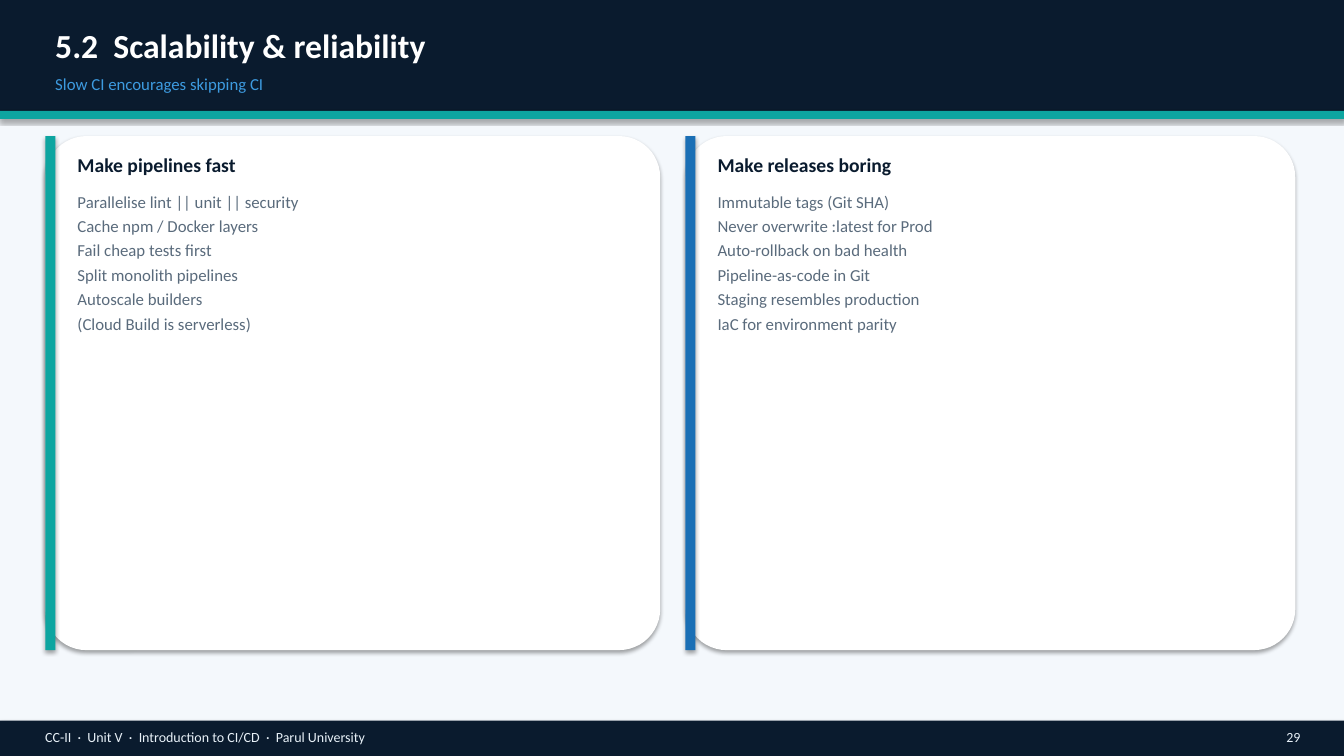
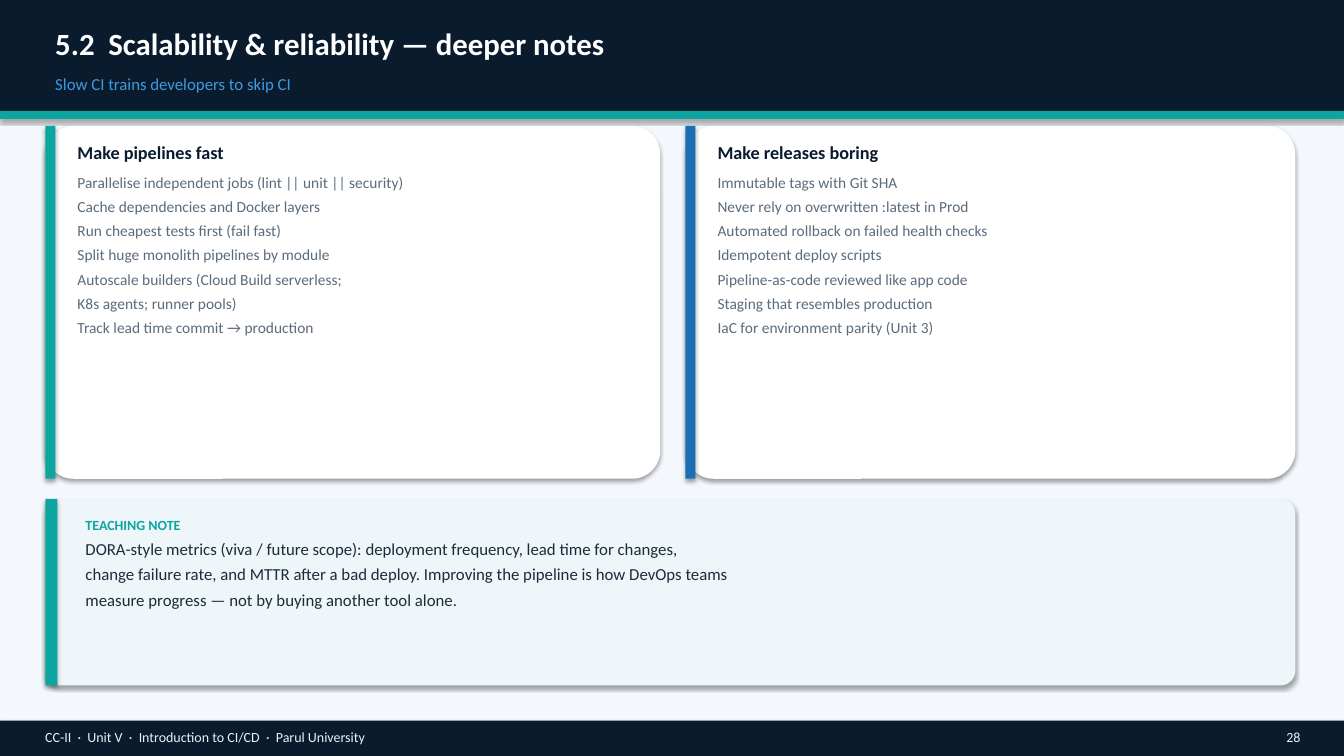
Before and after one commit to professorbhakta/cloud-II, a slide deck: slide 28 of ppt/CC-II-Unit-V-Introduction-to-CI-CD.pptx (slide 29 before the commit). Drawn at 1344x756 pixels with LibreOffice and Linux fonts; fonts in the diff are those of the drawing. Boxes give left, top, right and bottom in pixels: in the first picture for what was removed or moved away, otherwise in the second. Text is boxed around its words. In the diff, an @@ line names an element or a change of style, - is before the commit and + after.

```diff
--- a/ppt/CC-II-Unit-V-Introduction-to-CI-CD.pptx
+++ b/ppt/CC-II-Unit-V-Introduction-to-CI-CD.pptx
@@ text at bbox=[55, 33, 604, 60]: text changed; size 24 to 22 pt @@
-5.2 Scalability & reliability
+5.2 Scalability & reliability — deeper notes
@@ text at bbox=[55, 78, 291, 93]: text changed @@
-Slow CI encourages skipping CI
+Slow CI trains developers to skip CI
@@ rounded rectangle: place and size @@
-rounded rectangle at bbox=[45, 136, 660, 650]
+rounded rectangle at bbox=[45, 126, 660, 479]
@@ rectangle: place and size @@
-rectangle at bbox=[45, 136, 55, 650]
+rectangle at bbox=[45, 126, 55, 479]
@@ text "Make pipelines fast": place and size @@
-text "Make pipelines fast" at bbox=[77, 158, 236, 175]
+text "Make pipelines fast" at bbox=[77, 146, 224, 162]
@@ text "Make pipelines fast" at bbox=[77, 146, 224, 162]: size 14 to 13 pt; more space between paragraphs @@
@@ rounded rectangle: place and size @@
-rounded rectangle at bbox=[686, 136, 1296, 650]
+rounded rectangle at bbox=[686, 126, 1296, 479]
@@ rectangle: place and size @@
-rectangle at bbox=[686, 136, 696, 650]
+rectangle at bbox=[686, 126, 696, 479]
@@ text "Make releases boring" at bbox=[718, 146, 879, 162]: size 14 to 13 pt; more space between paragraphs @@
@@ text "Make releases boring": place and size @@
-text "Make releases boring" at bbox=[718, 158, 892, 176]
+text "Make releases boring" at bbox=[718, 146, 879, 162]
@@ text at bbox=[77, 177, 403, 336]: text changed; size 12 to 11 pt @@
-Parallelise lint || unit || security
-Cache npm / Docker layers
-Fail cheap tests first
-Split monolith pipelines
-Autoscale builders
-(Cloud Build is serverless)
+Parallelise independent jobs (lint || unit || security)
+Cache dependencies and Docker layers
+Run cheapest tests first (fail fast)
+Split huge monolith pipelines by module
+Autoscale builders (Cloud Build serverless;
+K8s agents; runner pools)
+Track lead time commit → production
@@ text at bbox=[718, 177, 988, 336]: text changed; size 12 to 11 pt @@
-Immutable tags (Git SHA)
-Never overwrite :latest for Prod
-Auto-rollback on bad health
-Pipeline-as-code in Git
-Staging resembles production
-IaC for environment parity
+Immutable tags with Git SHA
+Never rely on overwritten :latest in Prod
+Automated rollback on failed health checks
+Idempotent deploy scripts
+Pipeline-as-code reviewed like app code
+Staging that resembles production
+IaC for environment parity (Unit 3)
@@ rounded rectangle added at bbox=[45, 499, 1296, 686], fill #EEF6FA @@
@@ rectangle added at bbox=[45, 499, 57, 686], fill #0DA5A0 @@
@@ text added at bbox=[85, 521, 728, 609], 12 pt, text #1C2B3A @@
+TEACHING NOTE
+DORA-style metrics (viva / future scope): deployment frequency, lead time for changes,
+change failure rate, and MTTR after a bad deploy. Improving the pipeline is how DevOps teams
+measure progress — not by buying another tool alone.
@@ text at bbox=[1286, 732, 1300, 742]: text changed @@
-29
+28
```
Also in this commit, not shown: 34 other slides changed, 2 slides added, 2 slides removed, 1 other file.
